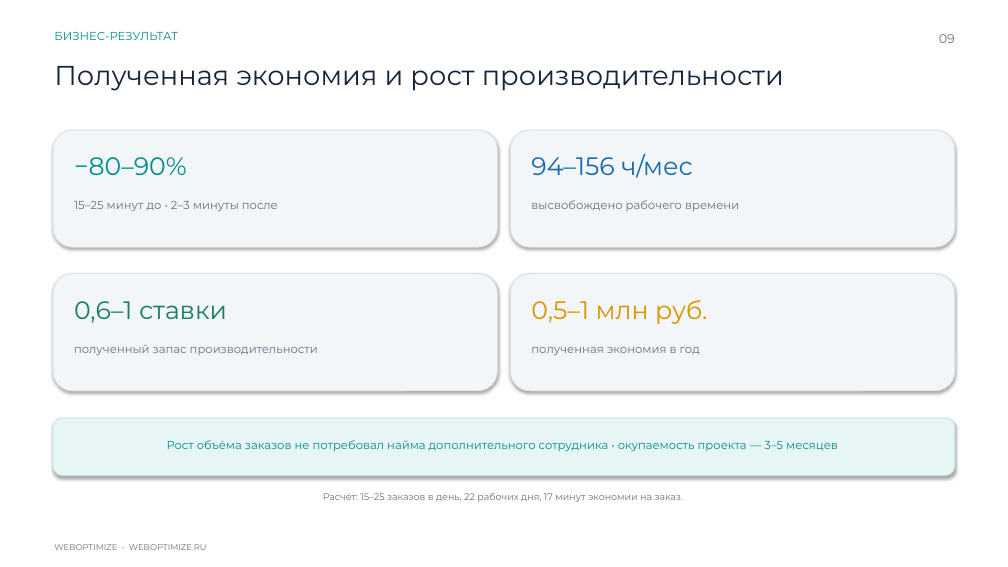
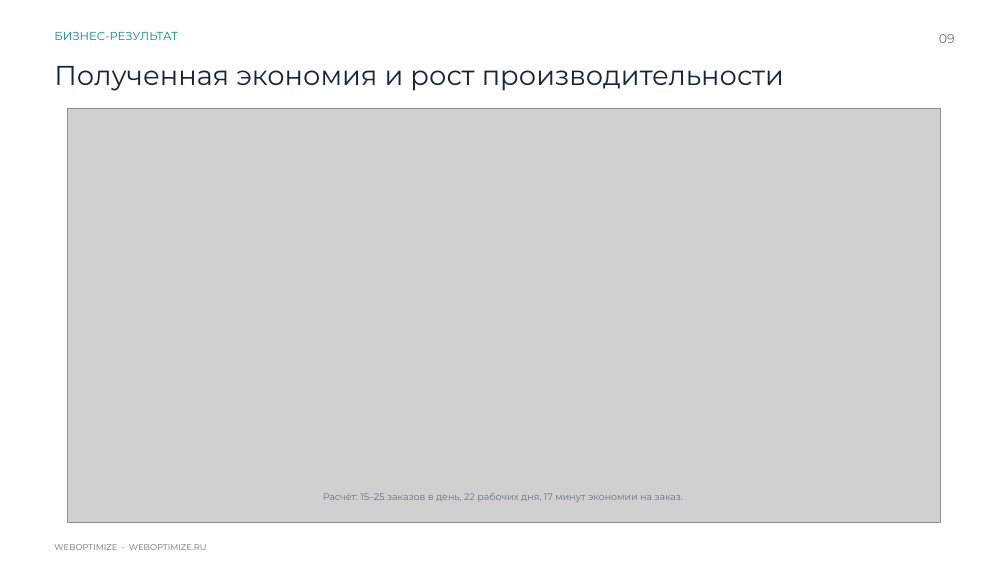
Before and after one commit to expertvizoff-cpu/ptz-steklo-case-files, a slide deck: slide 9 of downloads/ptz-steklo-weboptimize-case.pptx. Drawn at 1008x567 pixels with LibreOffice and Linux fonts; fonts in the diff are those of the drawing; grey boxes stand for pictures. Boxes give left, top, right and bottom in pixels: in the first picture for what was removed or moved away, otherwise in the second. Text is boxed around its words. In the diff, an @@ line names an element or a change of style, - is before the commit and + after.

```diff
--- a/downloads/ptz-steklo-weboptimize-case.pptx
+++ b/downloads/ptz-steklo-weboptimize-case.pptx
@@ picture added at <box>68,108,941,523</box> @@
@@ rounded rectangle removed at <box>53,130,498,247</box> @@
@@ rounded rectangle removed at <box>510,130,955,247</box> @@
@@ text removed at <box>74,157,187,175</box> @@
-−80–90%
@@ text removed at <box>531,153,692,178</box> @@
-94–156 ч/мес
@@ text removed at <box>74,201,278,211</box> @@
-15–25 минут до • 2–3 минуты после
@@ text removed at <box>531,200,739,211</box> @@
-высвобождено рабочего времени
@@ rounded rectangle removed at <box>53,274,498,391</box> @@
@@ rounded rectangle removed at <box>510,274,955,391</box> @@
@@ text removed at <box>74,301,227,323</box> @@
-0,6–1 ставки
@@ text removed at <box>531,300,707,324</box> @@
-0,5–1 млн руб.
@@ text removed at <box>74,345,318,355</box> @@
-полученный запас производительности
@@ text removed at <box>531,347,700,355</box> @@
-полученная экономия в год
@@ rounded rectangle removed at <box>53,418,955,476</box> @@
@@ text removed at <box>167,440,838,452</box> @@
-Рост объёма заказов не потребовал найма дополнительного сотрудника • окупаемость проекта — 3–5 месяцев
```
Also in this commit, not shown: 5 other slides changed, 1 slide added, 1 slide removed, 3 other files.
